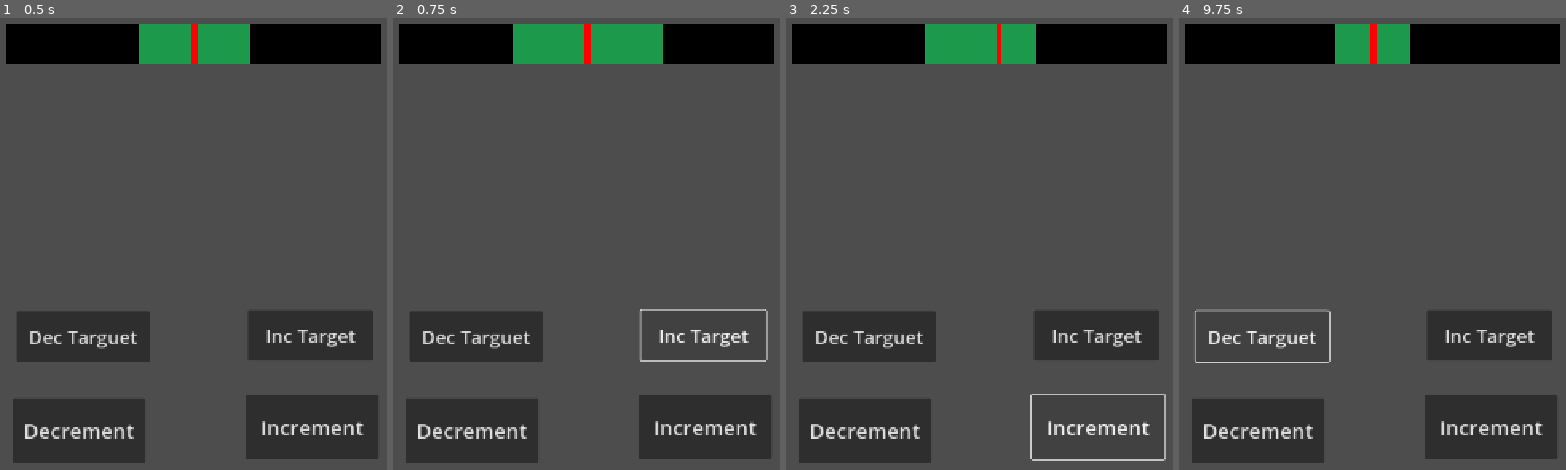
Above: before the commit, frames 1-4 (left to right).
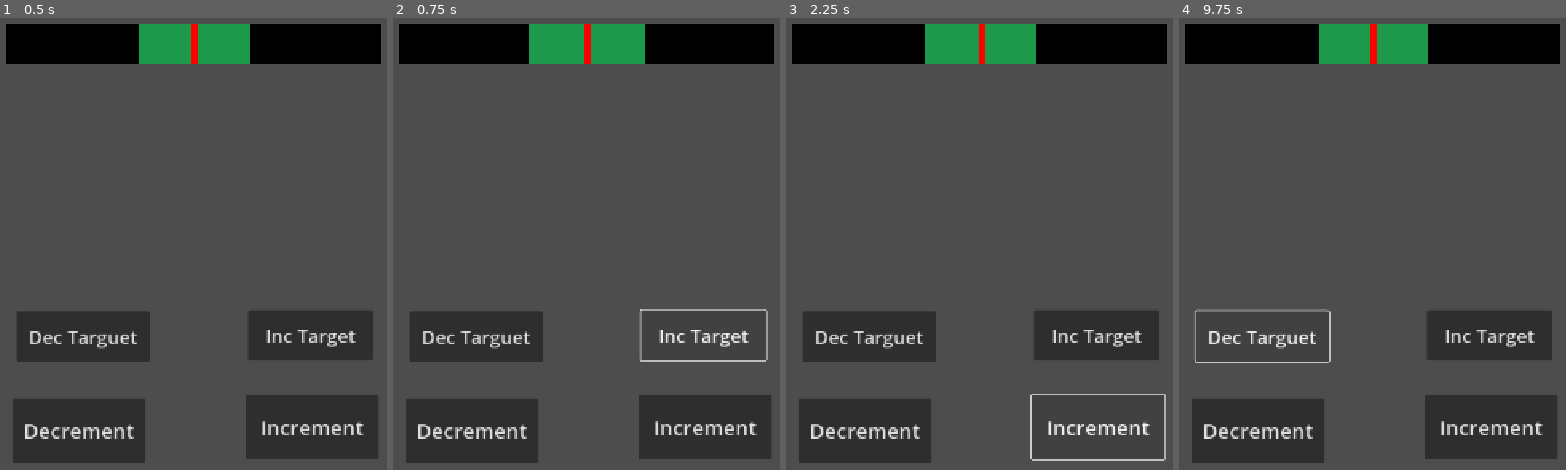
Above: after the commit, the same moments.

Repository: dddaavo/ipv-final-boss-the-scrolling-dead
Game: Godot game, scene res://src/main.tscn
Two runs of this game, one before a commit and one after it. Both use one fixed random seed, a clock stepped at 60 frames per second and the inputs below.
Inputs:
- Up to frame 1 (0.5 s): no input
- Up to frame 2 (0.75 s): click "Inc Target" at 0.5 s
- Up to frame 3 (2.25 s): click "Dec Targuet" at 1.25 s; click "Increment" at 2 s
- Up to frame 4 (9.75 s): click "Decrement" at 2.75 s; click "Increment" at 3.5 s; click "Decrement" at 4.25 s; click "Inc Target" at 5 s; click "Dec Targuet" at 5.75 s; click "Increment" at 6.5 s; click "Decrement" at 7.25 s; click "Inc Target" at 8 s; click "Dec Targuet" at 8.75 s; tap Enter at 9.5 s

Frame 1 is identical in both runs. In frame 2, 0.8% of the frame differs, in the area x 31-70%, y 1-11%; in frame 3, 0.2%; in frame 4, 0.8%.

Commit message:
Refactor dopamine level and manager API
Added target_changed signal to DopamineLevel and refactored DopamineManager to use DopamineLevel's setters and signals. Updated DopamineBar to use new getter methods for current, target, and maximum values, improving code clarity and encapsulation.

Diff:
--- a/the-scrolling-dead/src/core/DopamineLevel.gd
+++ b/the-scrolling-dead/src/core/DopamineLevel.gd
@@ -3,6 +3,7 @@
 class_name DopamineLevel
 
 signal value_changed(new_value)
+signal target_changed(new_value)
 
 var current: float
 var target: float
@@ -18,7 +19,10 @@
 	return current
 
 func set_target(value: float):
+	var prev = target
 	target = abs(value)
+	if target != prev:
+		emit_signal("target_changed")
 
 func set_maximum(value: float):
 	maximum = abs(value)
--- a/the-scrolling-dead/src/core/DopamineManager.gd
+++ b/the-scrolling-dead/src/core/DopamineManager.gd
@@ -5,9 +5,9 @@
 signal value_changed
 signal target_changed
 
-@export var start: float
-@export var target: float = 30
-@export var maxim: float = 100
+@export var start: float = 0
+@export var target: float = 300
+@export var maxim: float = 1000
 
 
 var dopamine_level: DopamineLevel
@@ -15,21 +15,28 @@
 func _ready():
 	dopamine_level = DopamineLevel.new(start,target,maxim)
 	dopamine_level.connect("value_changed", Callable(self, "_on_value_changed"))
+	dopamine_level.connect("target_changed", Callable(self, "_on_target_changed"))
 
 func set_target(new_target: float):
-	dopamine_level.target = new_target
-	emit_signal("target_changed")
-	_check_events()
+	dopamine_level.set_target(new_target)
+
+func set_maxim(new_max: float):
+	dopamine_level.set_maxim(new_max)
+
+func get_target() -> float:
+	return dopamine_level.target
+
+func get_current() -> float:
+	return dopamine_level.current
+
+func get_maxim() -> float:
+	return dopamine_level.maximum
 
 func increment_target(amount: float):
 	dopamine_level.add_tgt(amount)
-	emit_signal("target_changed")
-	_check_events()
 
 func decrement_target(amount: float):
 	dopamine_level.add_tgt(-amount)
-	emit_signal("target_changed")
-	_check_events()
 
 func increment(amount: float):
 	dopamine_level.add(amount)
@@ -39,6 +46,10 @@
 
 func _on_value_changed():
 	emit_signal("value_changed")
+	_check_events()
+
+func _on_target_changed():
+	emit_signal("target_changed")
 	_check_events()
 
 func _check_events():
--- a/the-scrolling-dead/src/ui/DopamineBar.gd
+++ b/the-scrolling-dead/src/ui/DopamineBar.gd
@@ -27,9 +27,8 @@
 
 
 func _update_target_size():
-	var status = DopamineManager.status()
-	var target_value = status[1]  # dopamine_level.target
-	var maximum = status[2]       # dopamine_level.maximum
+	var target_value = DopamineManager.get_target()  # dopamine_level.target
+	var maximum = DopamineManager.get_maxim()       # dopamine_level.maximum
 
  # Calcular el ancho proporcional del target
 	var target_ratio = target_value / maximum
@@ -42,9 +41,8 @@
 	target_zone.position.x = center_position - (target_width / 2.0)
 
 func _update_indicator_position():
-	var status = DopamineManager.status()
-	var current_level = status[0]  # dopamine_level.current
-	var maximum = status[2]        # dopamine_level.maximum
+	var current_level = DopamineManager.get_current()
+	var maximum = DopamineManager.get_maxim()
 
 	# Calcular posición relativa (-1 a 1)
 	var normalized_value = current_level / maximum
